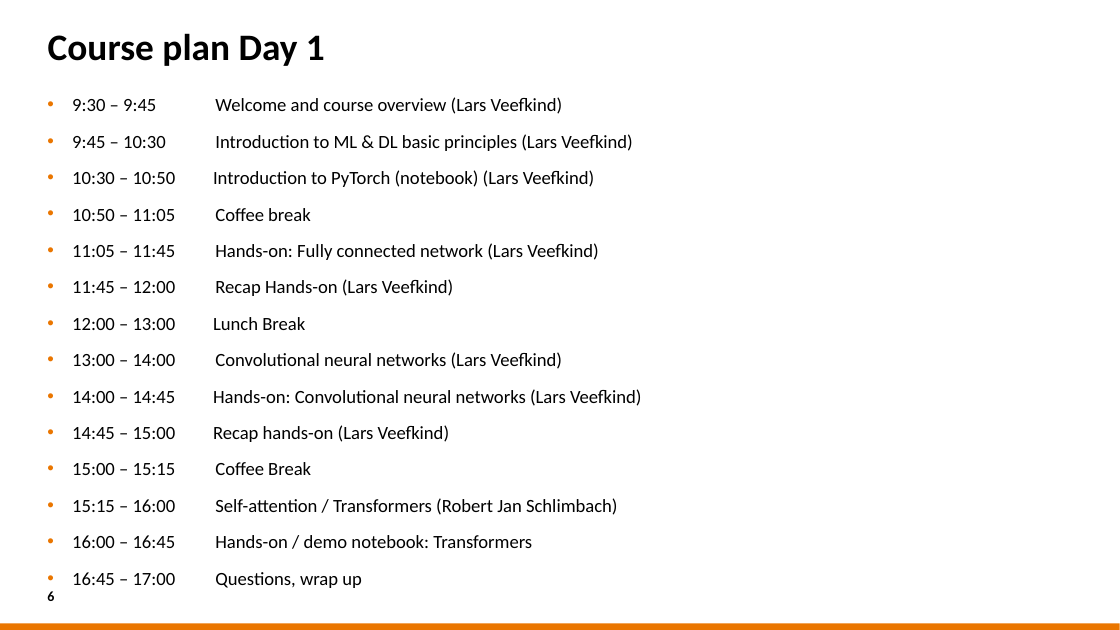
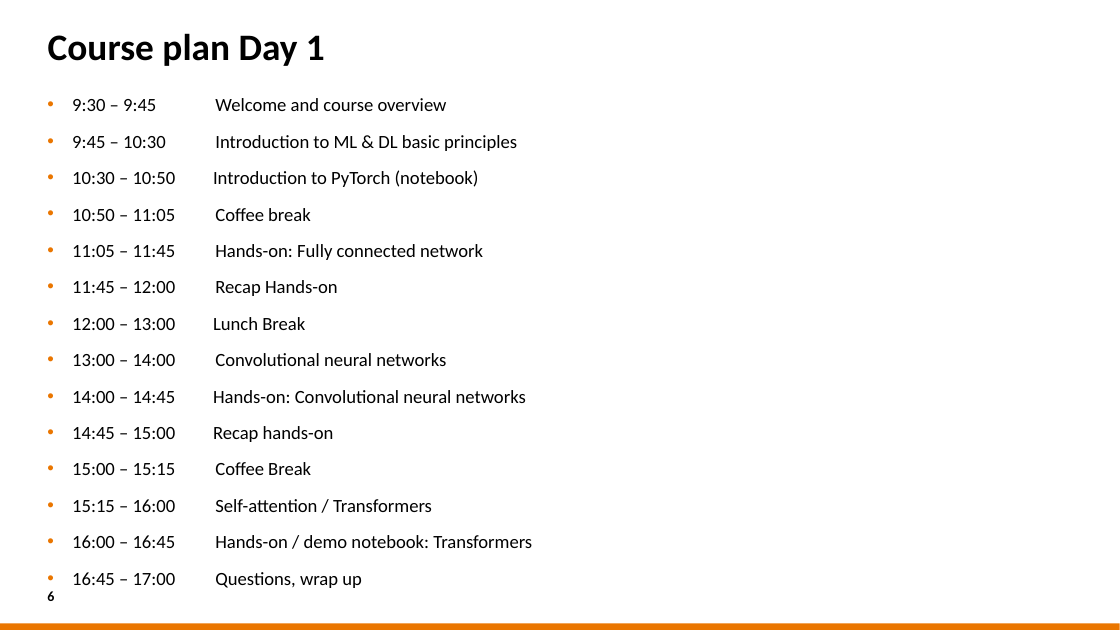
Before and after one commit to sara-nl/HPML-course-materials, a slide deck: slide 6 of Day1/slides/EuroHPC_HPML_welcome.pptx. Drawn at 1120x630 pixels with LibreOffice and Linux fonts; fonts in the diff are those of the drawing; background and template pictures are left out. Boxes give left, top, right and bottom in pixels: in the first picture for what was removed or moved away, otherwise in the second. Text is boxed around its words. In the diff, an @@ line names an element or a change of style, - is before the commit and + after.

```diff
--- a/Day1/slides/EuroHPC_HPML_welcome.pptx
+++ b/Day1/slides/EuroHPC_HPML_welcome.pptx
@@ text at <box>72,98,517,187</box>: text changed @@
-• 9:30 – 9:45 Welcome and course overview (Lars Veefkind)
-• 9:45 – 10:30 Introduction to ML & DL basic principles (Lars Veefkind)
-• 10:30 – 10:50 Introduction to PyTorch (notebook) (Lars Veefkind)
+• 9:30 – 9:45 Welcome and course overview
+• 9:45 – 10:30 Introduction to ML & DL basic principles
+• 10:30 – 10:50 Introduction to PyTorch (notebook)
@@ text at <box>72,244,483,296</box>: text changed @@
-• 11:05 – 11:45 Hands-on: Fully connected network (Lars Veefkind)
-• 11:45 – 12:00 Recap Hands-on (Lars Veefkind)
+• 11:05 – 11:45 Hands-on: Fully connected network
+• 11:45 – 12:00 Recap Hands-on
@@ text at <box>72,353,526,442</box>: text changed @@
-• 13:00 – 14:00 Convolutional neural networks (Lars Veefkind)
-• 14:00 – 14:45 Hands-on: Convolutional neural networks (Lars Veefkind)
-• 14:45 – 15:00 Recap hands-on (Lars Veefkind)
+• 13:00 – 14:00 Convolutional neural networks
+• 14:00 – 14:45 Hands-on: Convolutional neural networks
+• 14:45 – 15:00 Recap hands-on
@@ text at <box>72,499,432,512</box>: text changed @@
-• 15:15 – 16:00 Self-attention / Transformers (Robert Jan Schlimbach)
+• 15:15 – 16:00 Self-attention / Transformers
```
Also in this commit, not shown: 3 other slides changed.
